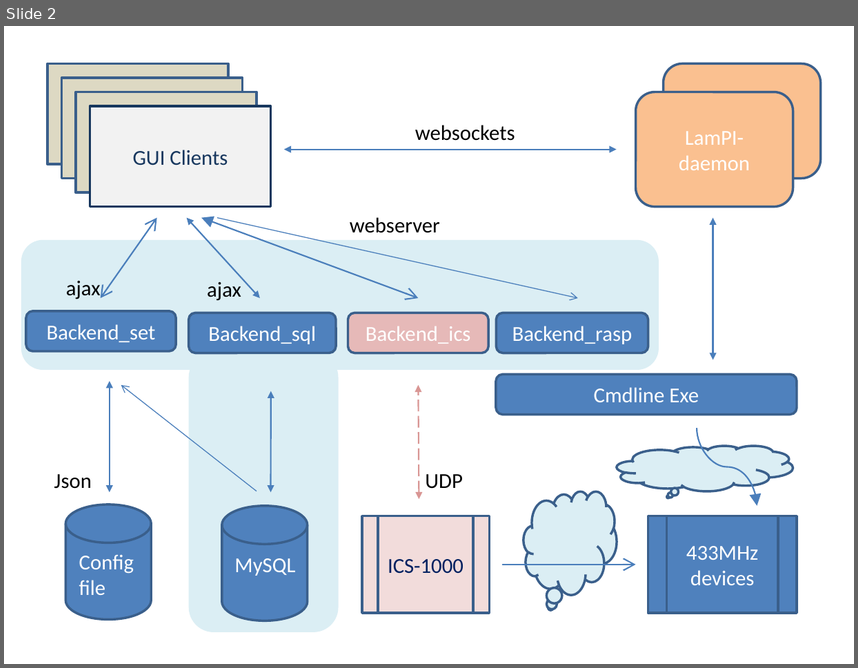
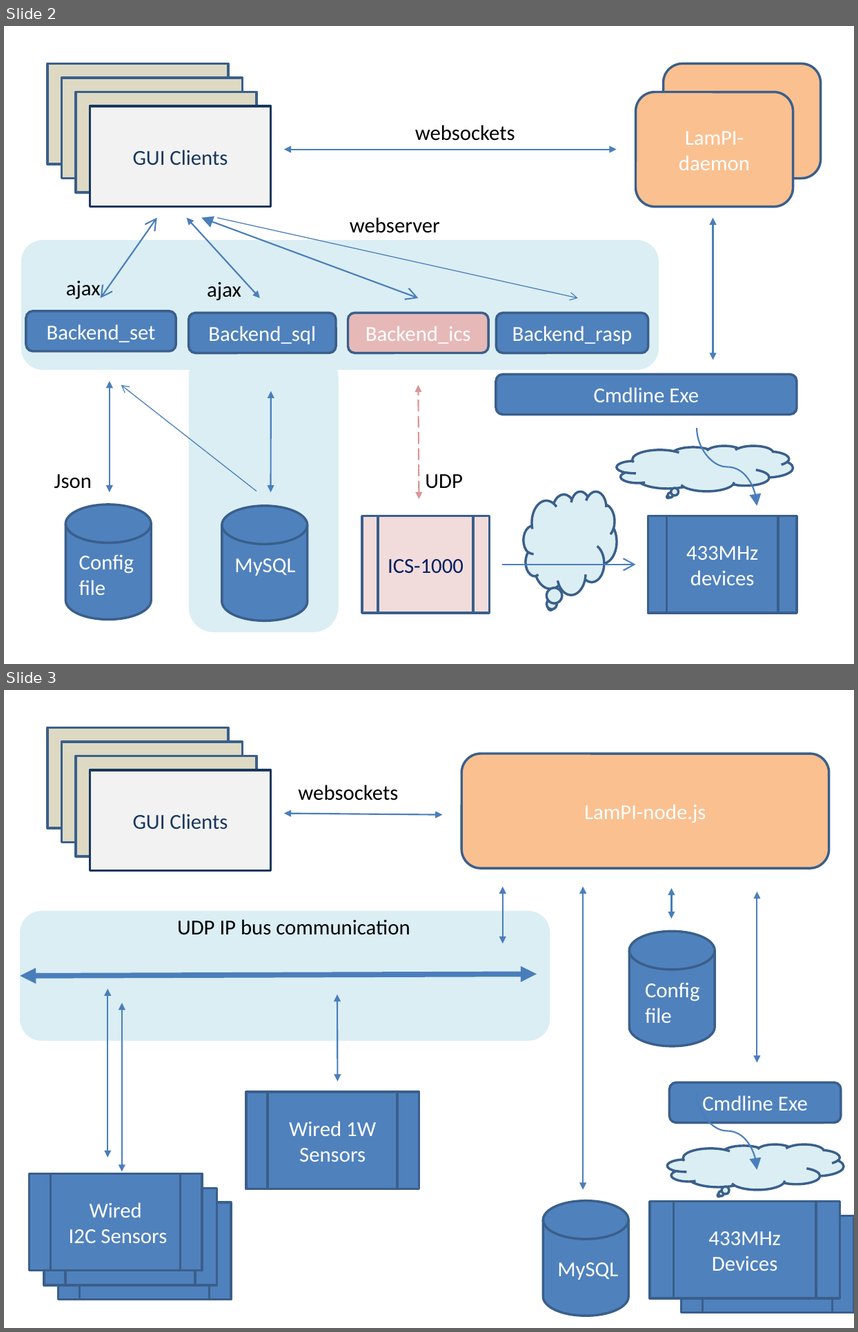
Before and after one commit to platenspeler/LamPI-3.x, a slide deck: DeveloperGuide/ArchitectureGuide/architecture.pptx. Shown one above the other, each under a label of ours: slide 2 before the commit, slides 2 and 3 after it. The pictures are 858x668 and 858x1332 pixels, drawn with LibreOffice and Linux fonts; fonts in the diff are those of the drawing. Boxes give left, top, right and bottom in pixels: in the first picture for what was removed or moved away, otherwise in the second. Text is boxed around its words. In the diff, an @@ line names an element or a change of style, - is before the commit and + after.

```diff
--- a/DeveloperGuide/ArchitectureGuide/architecture.pptx
+++ b/DeveloperGuide/ArchitectureGuide/architecture.pptx
@@ slide 3 added at box(4, 690, 854, 1328), background #FFFFFF @@
@@ rectangle added at box(47, 727, 228, 828), fill #DDD9C3, outline #3A5F8C 2 pt @@
@@ rectangle added at box(62, 742, 243, 842), fill #DDD9C3, outline #3A5F8C 2 pt, 18 pt, text #FFFFFF @@
+GUI Clients
@@ rectangle added at box(75, 756, 257, 856), fill #DDD9C3, outline #3A5F8C 2 pt, 18 pt, text #FFFFFF @@
+GUI Clients
@@ rectangle added at box(90, 770, 271, 870), fill #F2F2F2, outline #17375E 2 pt, 18 pt, text #17375E @@
+GUI Clients
@@ rounded rectangle added at box(461, 753, 829, 869), fill #FAC090, outline #3A5F8C 2 pt, 18 pt, text #FFFFFF @@
+LamPI-node.js
@@ text added at box(298, 785, 398, 800), 18 pt, text #000000 @@
+websockets
@@ double arrow added from (443, 815) to (285, 814), #4B7EBC 1.25 pt @@
@@ double arrow added from (503, 943) to (503, 887), #4B7EBC 1.25 pt @@
@@ double arrow added from (583, 1189) to (583, 887), #4B7EBC 1.25 pt @@
@@ double arrow added from (671, 918) to (671, 888), #4B7EBC 1.25 pt @@
@@ double arrow added from (757, 1063) to (757, 891), #4B7EBC 1.25 pt @@
@@ rounded rectangle added at box(20, 911, 550, 1041), fill #DBEEF4 @@
@@ text added at box(177, 919, 410, 935), 18 pt, text #000000 @@
+UDP IP bus communication
@@ cylinder added at box(630, 931, 715, 1046), fill #4F81BD, outline #3A5F8C 2 pt @@
@@ double arrow added from (537, 974) to (20, 976), #4B7EBC 4.5 pt @@
@@ double arrow added from (107, 1158) to (107, 988), #4B7EBC 1.25 pt @@
@@ double arrow added from (337, 994) to (337, 1081), #4B7EBC 1.25 pt @@
@@ text added at box(645, 983, 700, 1023), 18 pt, text #FFFFFF @@
+Config
+file
@@ double arrow added from (122, 1171) to (122, 1003), #4B7EBC 1.25 pt @@
@@ rounded rectangle added at box(670, 1082, 842, 1122), fill #4F81BD, outline #3A5F8C 2 pt, 18 pt, text #FFFFFF @@
+Cmdline Exe
@@ flow chart predefined process added at box(246, 1092, 419, 1189), fill #4F81BD, outline #3A5F8C 2 pt, 18 pt, text #FFFFFF @@
+Wired 1W
+Sensors
@@ curved arrow added from (697, 1092) to (757, 1170), #4B7EBC 1.25 pt @@
@@ thought cloud added at box(668, 1144, 844, 1189), fill #DBEEF4, outline #3A5F8C 2 pt @@
@@ flow chart predefined process added at box(30, 1173, 202, 1270), fill #4F81BD, outline #3A5F8C 2 pt, 18 pt, text #FFFFFF @@
+Wired
+I2C Sensors
@@ flow chart predefined process added at box(44, 1188, 217, 1285), fill #4F81BD, outline #3A5F8C 2 pt, 18 pt, text #FFFFFF @@
+Wired
+Sensor
@@ flow chart predefined process added at box(59, 1202, 231, 1299), fill #4F81BD, outline #3A5F8C 2 pt, 18 pt, text #FFFFFF @@
+Wired
+Sensor
@@ cylinder added at box(543, 1200, 629, 1315), fill #4F81BD, outline #3A5F8C 2 pt @@
@@ flow chart predefined process added at box(650, 1201, 840, 1298), fill #4F81BD, outline #3A5F8C 2 pt, 18 pt, text #FFFFFF @@
+433MHz Devices
@@ flow chart predefined process added at box(682, 1215, 854, 1312), fill #4F81BD, outline #3A5F8C 2 pt, 18 pt, text #FFFFFF @@
+433MHz transceiver
@@ text added at box(557, 1262, 618, 1279), 18 pt, text #FFFFFF @@
+MySQL
```
Also in this commit, not shown: 18 other files.
